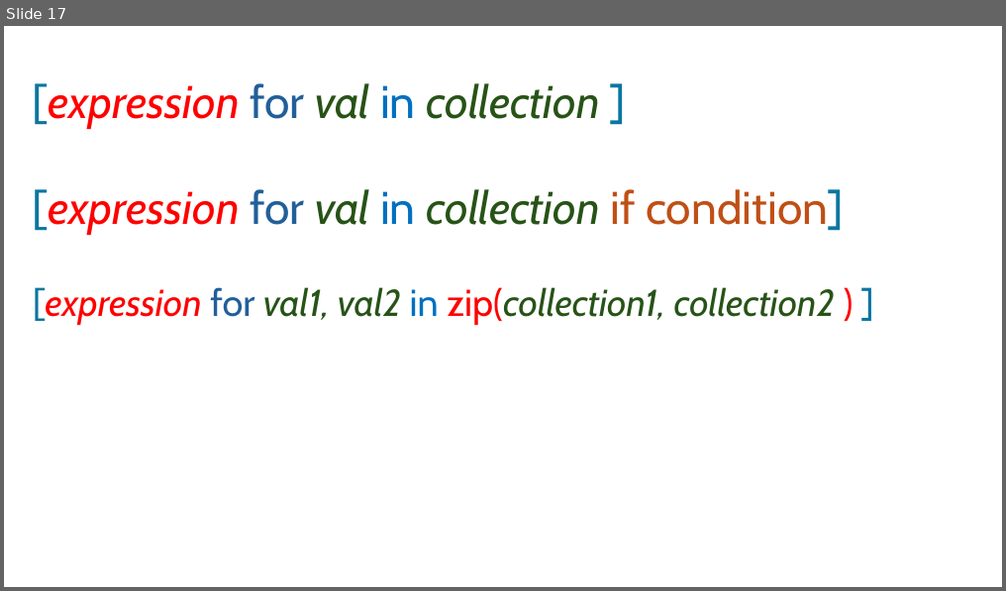
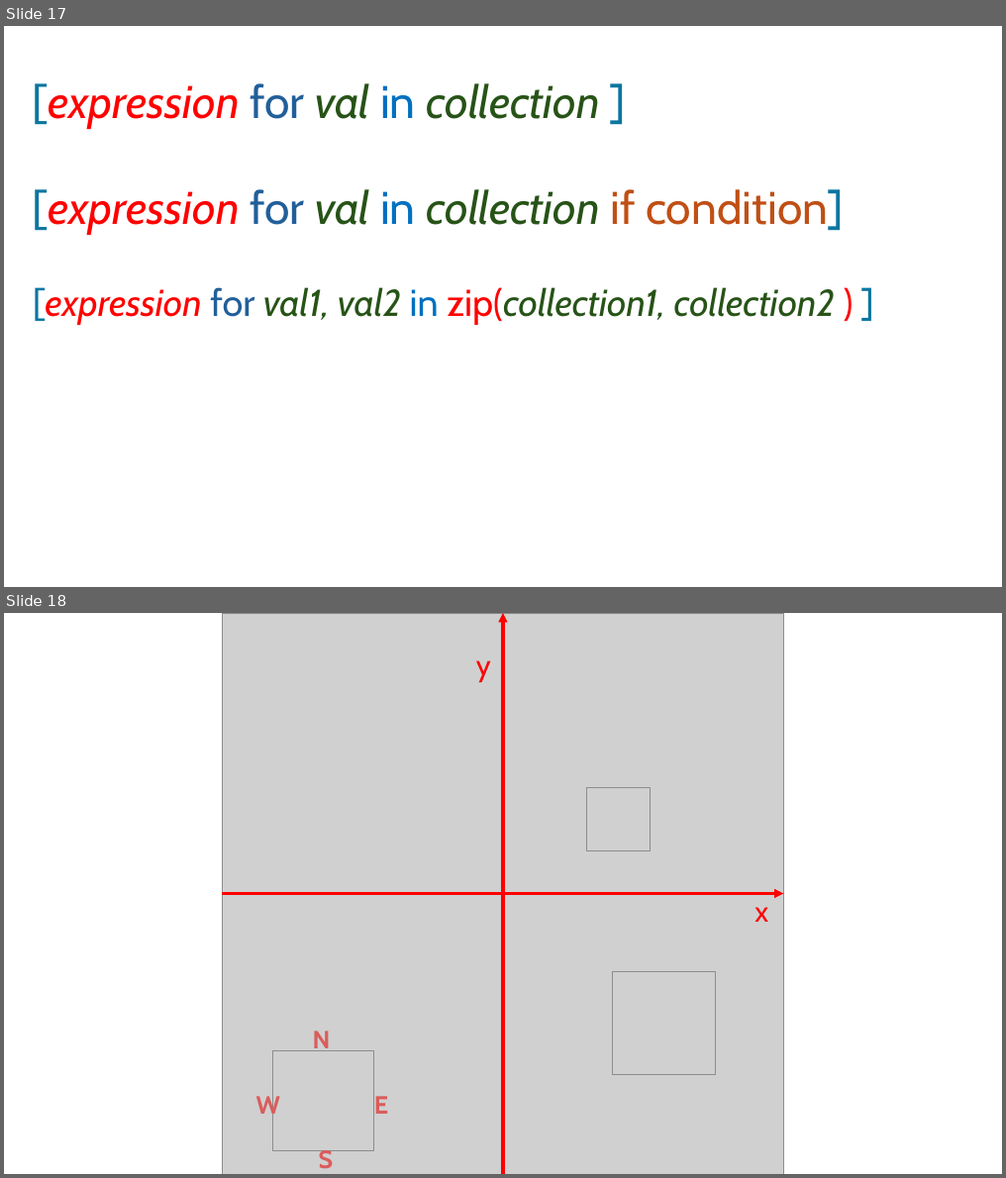
Before and after one commit to John-Abbott-College/SN1-Notes, a slide deck: Images_Youmna.pptx. Shown one above the other, each under a label of ours: slide 17 before the commit, slides 17 and 18 after it. The pictures are 1006x591 and 1006x1178 pixels, drawn with LibreOffice and Linux fonts; fonts in the diff are those of the drawing; grey boxes stand for pictures. Boxes give left, top, right and bottom in pixels: in the first picture for what was removed or moved away, otherwise in the second. Text is boxed around its words. In the diff, an @@ line names an element or a change of style, - is before the commit and + after.

Commit message:
Pirate game images

```diff
--- a/Images_Youmna.pptx
+++ b/Images_Youmna.pptx
@@ slide 18 added at (4, 613, 1002, 1174), background #FFFFFF @@
@@ picture added at (223, 613, 784, 1174) @@
@@ arrow added from (503, 1174) to (503, 613), #FF0000 3 pt @@
@@ text added at (476, 661, 491, 682), 28 pt, text #FF0000 @@
+y
@@ picture added at (586, 787, 650, 851) @@
@@ arrow added from (223, 894) to (784, 894), #FF0000 3 pt @@
@@ text added at (754, 907, 768, 922), 28 pt, text #FF0000 @@
+x
@@ picture added at (612, 971, 715, 1075) @@
@@ picture added at (273, 1051, 374, 1152) @@
@@ text added at (313, 1031, 331, 1052), 24 pt, text #DB5C5C, bold @@
+N
@@ text added at (256, 1093, 280, 1120), 24 pt, text #DB5C5C, bold @@
+W
@@ text added at (374, 1096, 388, 1114), 24 pt, text #DB5C5C, bold @@
+E
@@ text added at (319, 1151, 334, 1168), 24 pt, text #DB5C5C, bold @@
+S
```
Also in this commit, not shown: 2 other slides added, 3 slides removed.
